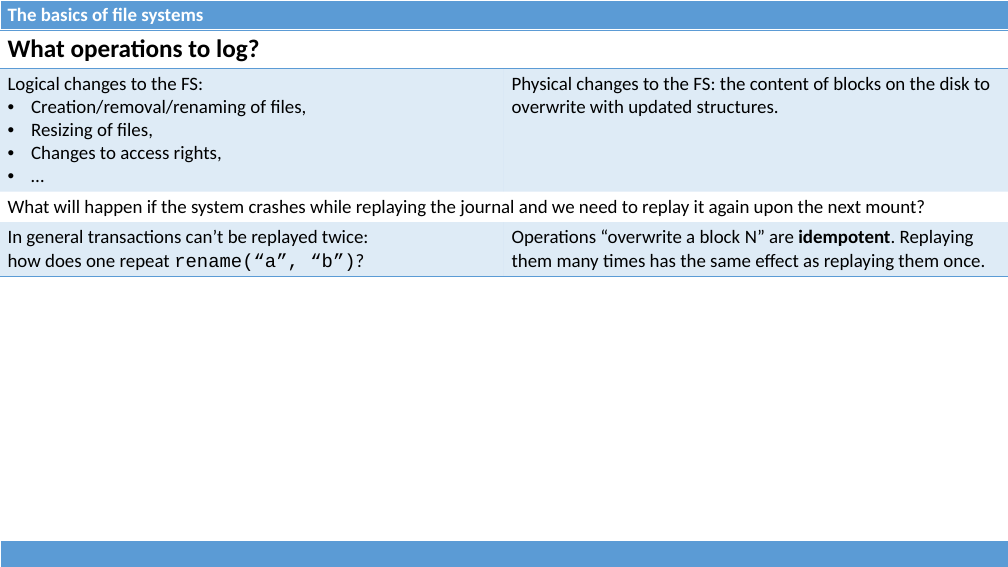
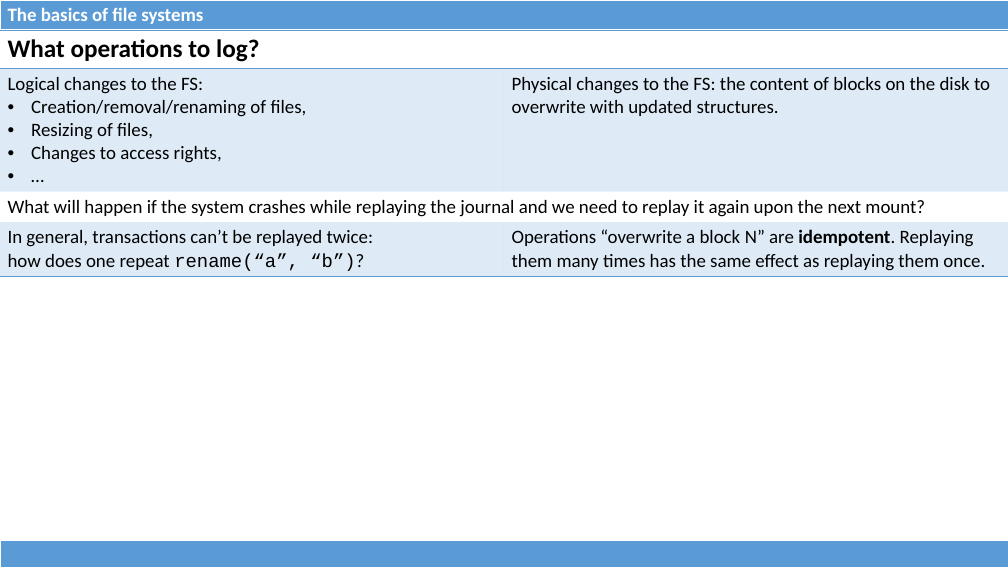
Before and after one commit to dominiquelefevre/filesystems-101-jb, a slide deck: slide 32 of talks/src/class04.pptx. Drawn at 1008x567 pixels with LibreOffice and Linux fonts; fonts in the diff are those of the drawing. Boxes give left, top, right and bottom in pixels: in the first picture for what was removed or moved away, otherwise in the second. Text is boxed around its words. In the diff, an @@ line names an element or a change of style, - is before the commit and + after.

```diff
--- a/talks/src/class04.pptx
+++ b/talks/src/class04.pptx
@@ table at (0, 30, 1008, 275) @@
-row 4, column 1: In general transactions can’t be replayed twice: how does one repeat rename(“a”, “b”)?
+row 4, column 1: In general, transactions can’t be replayed twice: how does one repeat rename(“a”, “b”)?
```
Also in this commit, not shown: 6 other slides changed, 1 other file.
